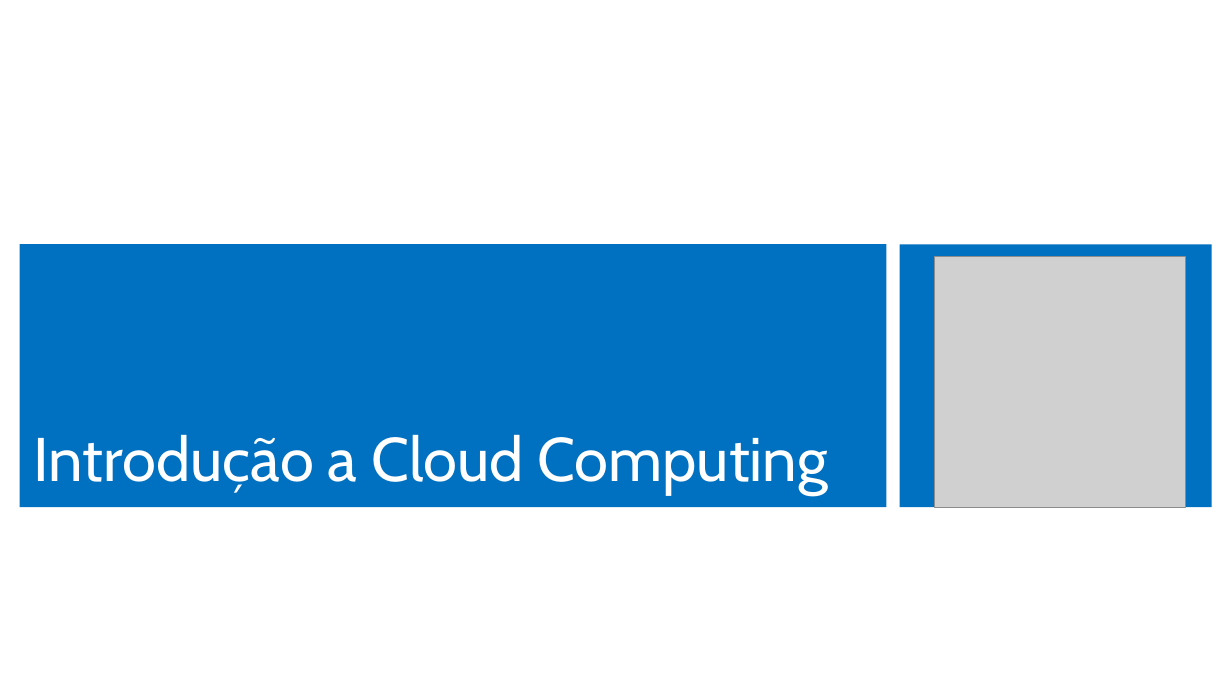
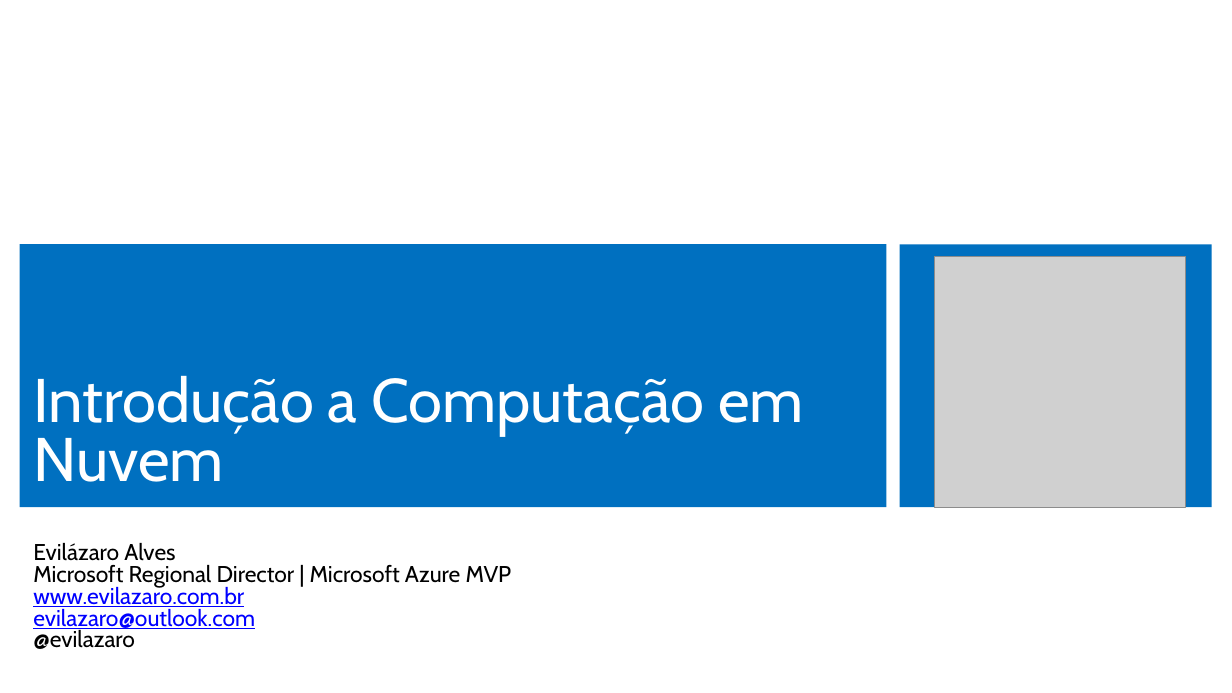
Before and after one commit to Evilazaro/MCSDAzureTraining, a slide deck: slide 1 of Introduction to Cloud Computing/Introduction to Cloud Computing.pptx. Drawn at 1232x693 pixels with LibreOffice and Linux fonts; fonts in the diff are those of the drawing; grey boxes stand for pictures. Boxes give left, top, right and bottom in pixels: in the first picture for what was removed or moved away, otherwise in the second. Text is boxed around its words. In the diff, an @@ line names an element or a change of style, - is before the commit and + after.

Commit message:
Cloud Computing Introduction

```diff
--- a/Introduction to Cloud Computing/Introduction to Cloud Computing.pptx
+++ b/Introduction to Cloud Computing/Introduction to Cloud Computing.pptx
@@ title at (33,375,804,482): text changed @@
-Introdução a Cloud Computing
+Introdução a Computação em Nuvem
@@ subtitle added at (33,543,512,649), 17.8 pt, text #000000 @@
+Evilázaro Alves
+Microsoft Regional Director | Microsoft Azure MVP
+www.evilazaro.com.br
+evilazaro@outlook.com
+@evilazaro
```
Also in this commit, not shown: 6 slides added, 3 other files.
